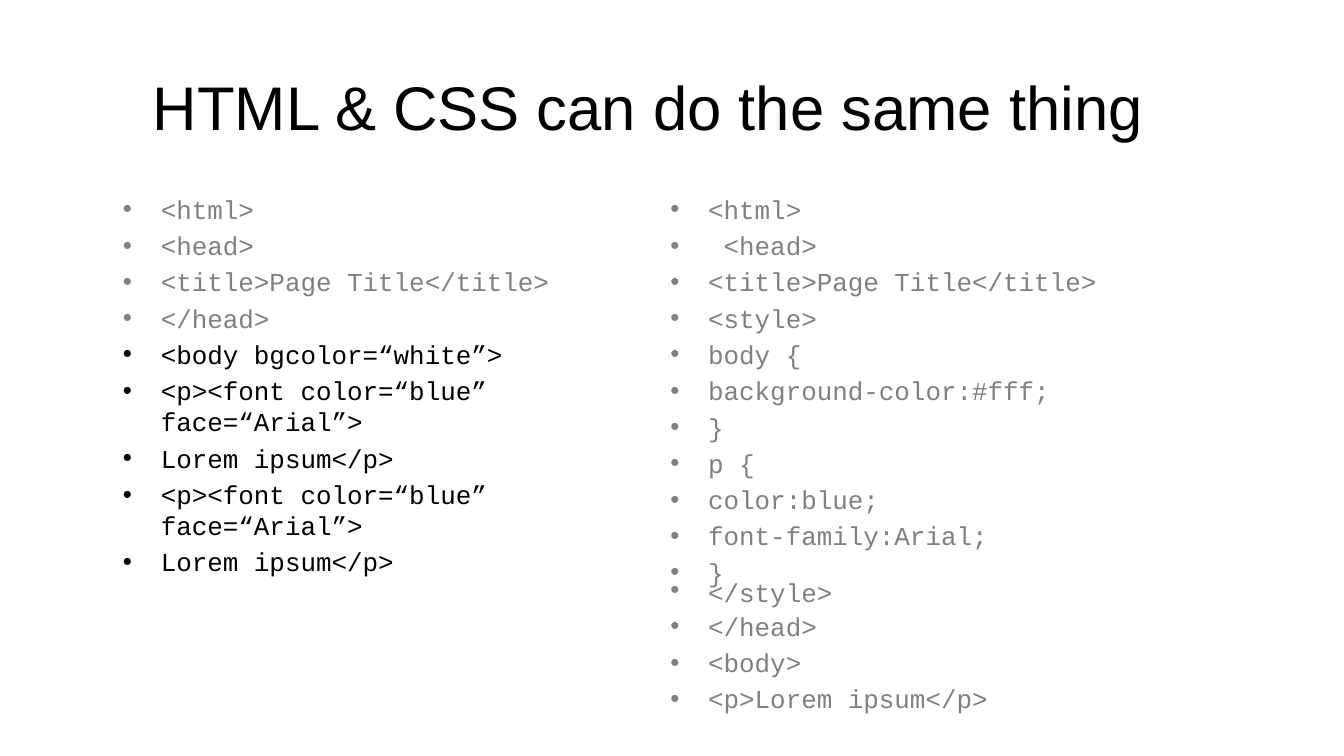
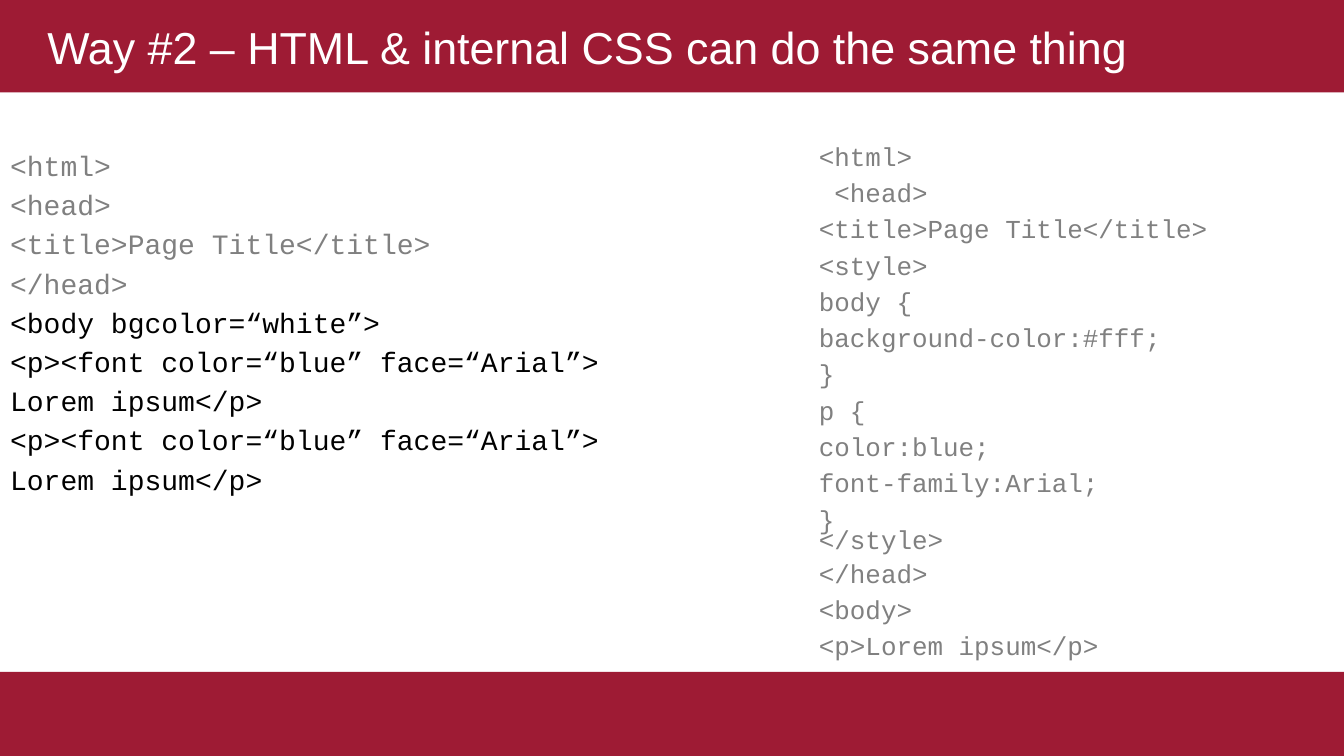
Before and after one commit to ekof-dss/teaching-samples-2021-22, a slide deck: slide 7 of presentations/03-02-css.ppt (slide 10 before the commit). Drawn at 1344x756 pixels with LibreOffice and Linux fonts; fonts in the diff are those of the drawing. Boxes give left, top, right and bottom in pixels: in the first picture for what was removed or moved away, otherwise in the second. Text is boxed around its words. In the diff, an @@ line names an element or a change of style, - is before the commit and + after.

```diff
--- a/presentations/03-02-css.ppt
+++ b/presentations/03-02-css.ppt
@@ title "Way #2 – HTML & ..." resized from (x1=153, y1=85, x2=1142, y2=141) to (x1=0, y1=0, x2=1344, y2=93) @@
@@ title "Way #2 – HTML & ..." at (x1=0, y1=0, x2=1344, y2=93): fill none to #9E1B34 @@
@@ title at (x1=47, y1=31, x2=1127, y2=73): text changed; size 44 to 32 pt; text colour #000000 to #FFFFFF @@
-HTML & CSS can do the same thing
+Way #2 – HTML & internal CSS can do the same thing
@@ text "<html>" moved from (x1=161, y1=200, x2=549, y2=577) to (x1=10, y1=156, x2=599, y2=496) @@
@@ text "<html>" at (x1=10, y1=156, x2=599, y2=496): size 18.5 to 20 pt; bullet • to none @@
@@ text "<html>" moved from (x1=708, y1=200, x2=1096, y2=714) to (x1=819, y1=147, x2=1207, y2=661) @@
@@ text "<html>" at (x1=819, y1=147, x2=1207, y2=661): bullet • to none @@
@@ rectangle added at (x1=0, y1=673, x2=1344, y2=756), fill #9E1B34 @@
```
Also in this commit, not shown: 13 other slides changed, 2 slides added, 6 slides removed, 6 other files.
